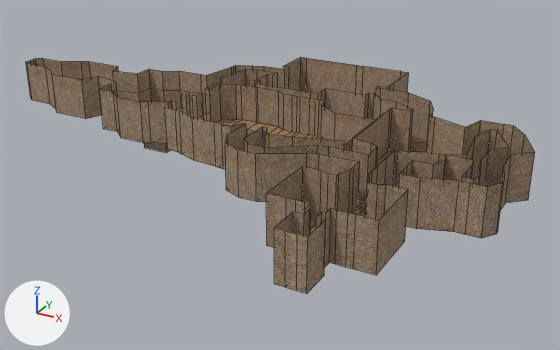
The Blender file DOOM5/dummy.blend as it was, and as the next commit left it.
Both versions are drawn from a 50 mm lens placed at (88.2, -92.7, 41.1), pointed at (38.8, -2.9, -3.8). The axes (+X, +Y, +Z) are drawn at lower left. The lights are the same throughout. Mesh edges are drawn as thin lines.
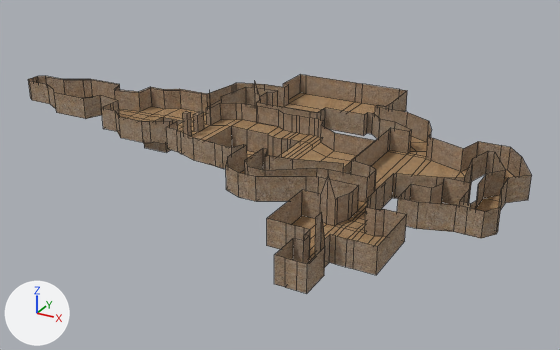
The edits, one by one:
me_plane_001 is used by ob_plane_001; location (28.88, -0.75, -0.65); scale (5.38, 5.38, 5.38).
me_plane_001 had 537 vertices, 255 faces, 1 loose edge and spanned x -7.5..8.2, y -6.1..4.6, z -0.6..1.3.
me_plane_001 now has 537 vertices, 256 faces, 1 loose edge and spans x -7.5..8.2, y -6.1..4.6, z -0.6..1.2.
Part 1, on me_plane_001:
1 vertex is removed from x -7.3, y 0.5, z 1.2.
3 faces are deleted.
245 vertices in x -7.5..8.2, y -6.1..4.6, z 0.0..1.3 move by (0.0, 0.0, -0.6).
1 vertex is added at (-7.3, 0.5, 0.6).
4 new faces join them.

Pixel boxes [x1, y1, x2, y2] of what changed, in the pictures (560 x 350 px):
'Plane.001', reshaped (7% shorter): before [26, 57, 535, 293]; after [28, 74, 532, 293]
'Plane.000', unchanged, uncovered by the edit: before [177, 108, 428, 234]; after [119, 93, 514, 262]
